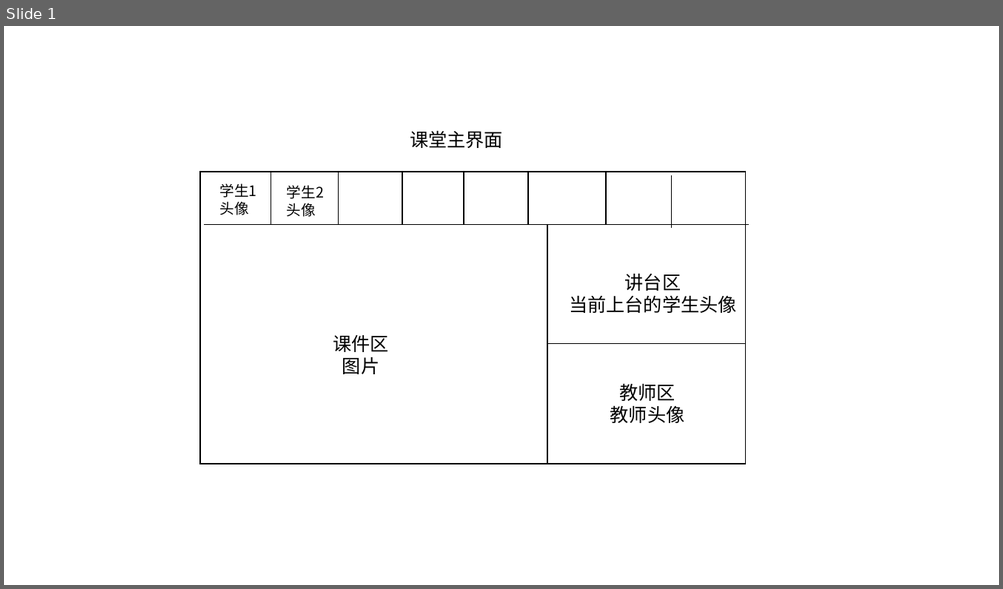
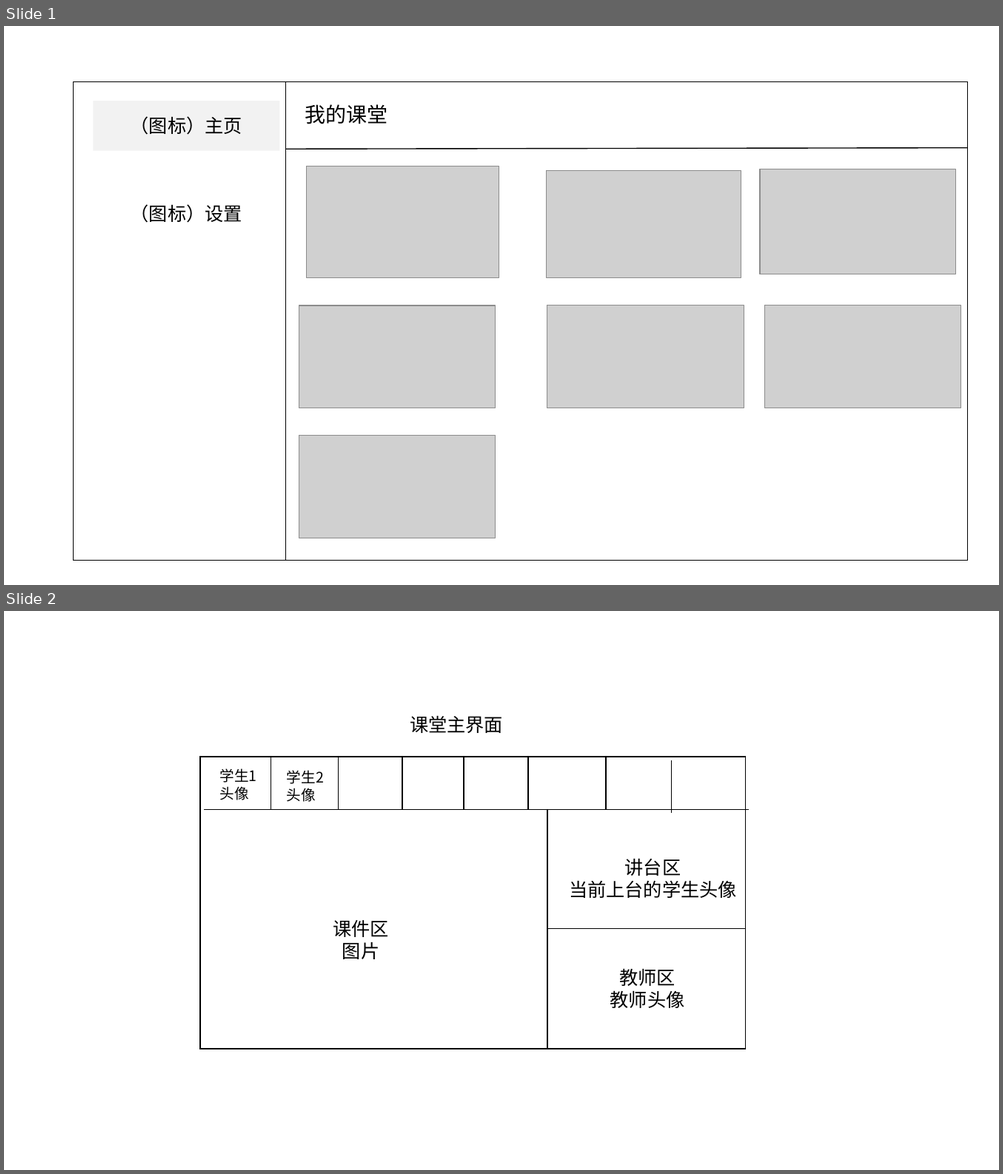
Before and after one commit to mchende/MyTurn, a slide deck: 页面布局.pptx. Shown one above the other, each under a label of ours: slide 1 before the commit, slides 1 and 2 after it. The pictures are 1003x589 and 1003x1174 pixels, drawn with LibreOffice and Linux fonts; fonts in the diff are those of the drawing; grey boxes stand for pictures. Boxes give left, top, right and bottom in pixels: in the first picture for what was removed or moved away, otherwise in the second. Text is boxed around its words. In the diff, an @@ line names an element or a change of style, - is before the commit and + after.

```diff
--- a/页面布局.pptx
+++ b/页面布局.pptx
@@ slide 1 added at [4, 26, 999, 585], background #FFFFFF @@
@@ rectangle added at [74, 82, 967, 561], fill #FFFFFF, outline #000000 1 pt @@
@@ line added from (286, 82) to (286, 561), #000000 1 pt @@
@@ rectangle added at [93, 101, 279, 150], fill #F2F2F2, 18 pt, text #000000 @@
+（图标）主页
@@ text added at [304, 104, 387, 124], 20 pt, text #000000 @@
+我的课堂
@@ line added from (286, 149) to (967, 147), #000000 1 pt @@
@@ picture added at [306, 167, 498, 278] @@
@@ picture added at [546, 171, 740, 278] @@
@@ picture added at [760, 170, 956, 275] @@
@@ text added at [131, 204, 242, 223], 18 pt, text #000000 @@
+（图标）设置
@@ picture added at [299, 306, 495, 409] @@
@@ picture added at [547, 306, 744, 409] @@
@@ picture added at [764, 306, 962, 409] @@
@@ picture added at [299, 436, 495, 539] @@
@@ what was slide 1 is now slide 2 @@
```
Also in this commit, not shown: 30 other files.
